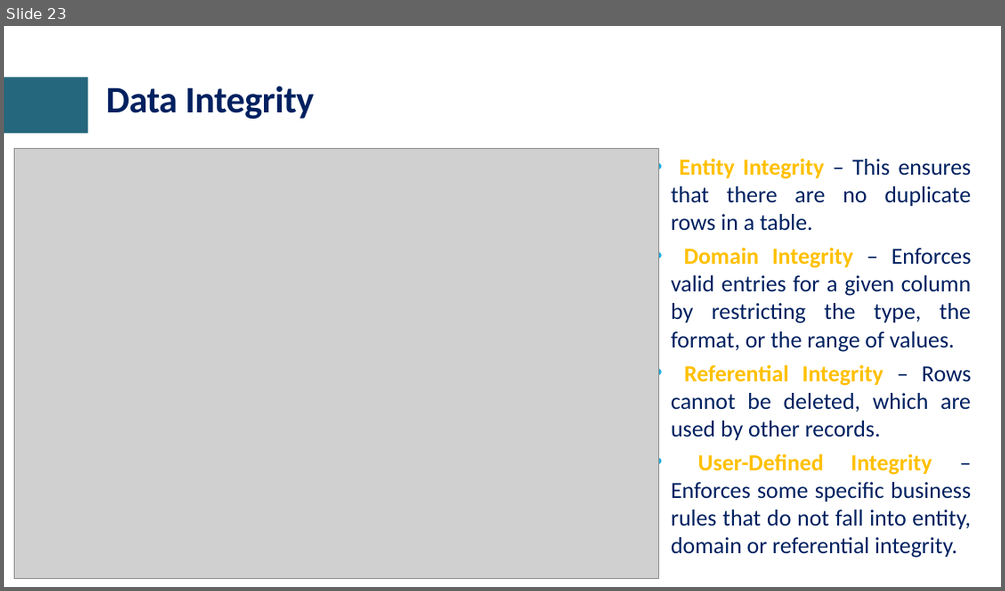
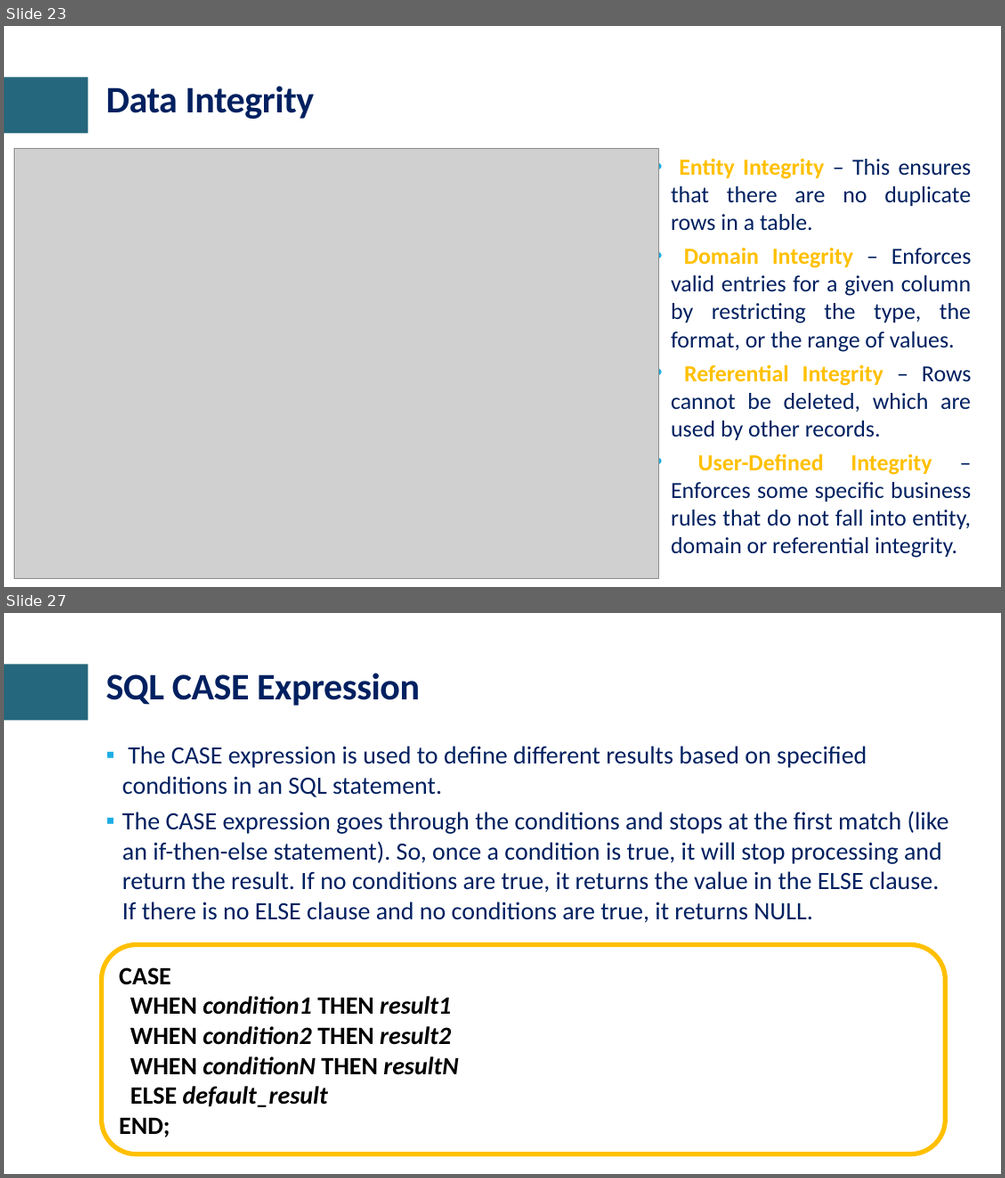
Before and after one commit to craftmulesoft/DataEngineering, a slide deck: Module 2 - SQL & Data Modeling/Database Design - RDBMS.pptx. Shown one above the other, each under a label of ours: slide 23 before the commit, slides 23 and 27 after it; the slides between them are not shown. The pictures are 1005x591 and 1005x1178 pixels, drawn with LibreOffice and Linux fonts; fonts in the diff are those of the drawing; grey boxes stand for pictures; background and template pictures are left out. Boxes give left, top, right and bottom in pixels: in the first picture for what was removed or moved away, otherwise in the second. Text is boxed around its words. In the diff, an @@ line names an element or a change of style, - is before the commit and + after.

```diff
--- a/Module 2 - SQL & Data Modeling/Database Design - RDBMS.pptx
+++ b/Module 2 - SQL & Data Modeling/Database Design - RDBMS.pptx
@@ slide 27 added at <box>4,613,1001,1174</box>, background #FFFFFF; not listed: 1 template element that a slide beside it also shows @@
@@ title added at <box>106,673,420,706</box>, 36 pt, text #002060, bold @@
+SQL CASE Expression
@@ text added at <box>122,746,949,923</box>, 24 pt, text #002060 @@
+▪ The CASE expression is used to define different results based on specified conditions in an SQL statement.
+▪ The CASE expression goes through the conditions and stops at the first match (like an if-then-else statement). So, once a condition is true, it will stop processing and return the result. If no conditions are true, it returns the value in the ELSE clause. If there is no ELSE clause and no conditions are true, it returns NULL.
@@ rounded rectangle added at <box>101,944,945,1153</box>, fill #FFFFFF, outline #FFC000 4.5 pt, 24 pt, text #000000, bold, italic @@
+CASE
+WHEN condition1 THEN result1
+WHEN condition2 THEN result2
+WHEN conditionN THEN resultN
+ELSE default_result
+END;
```
Also in this commit, not shown: 1 slide changed, 3 other slides added, 6 other files.
